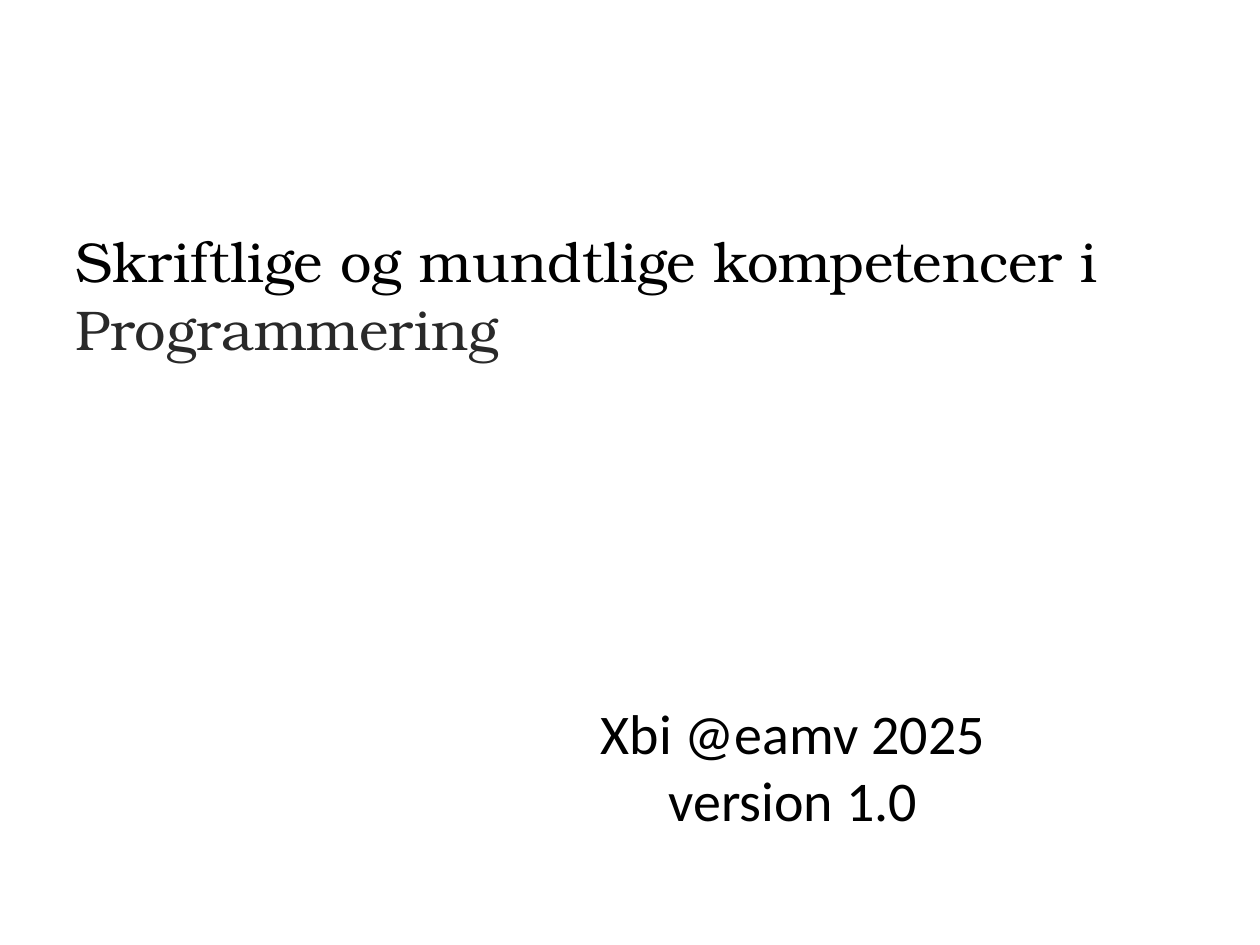
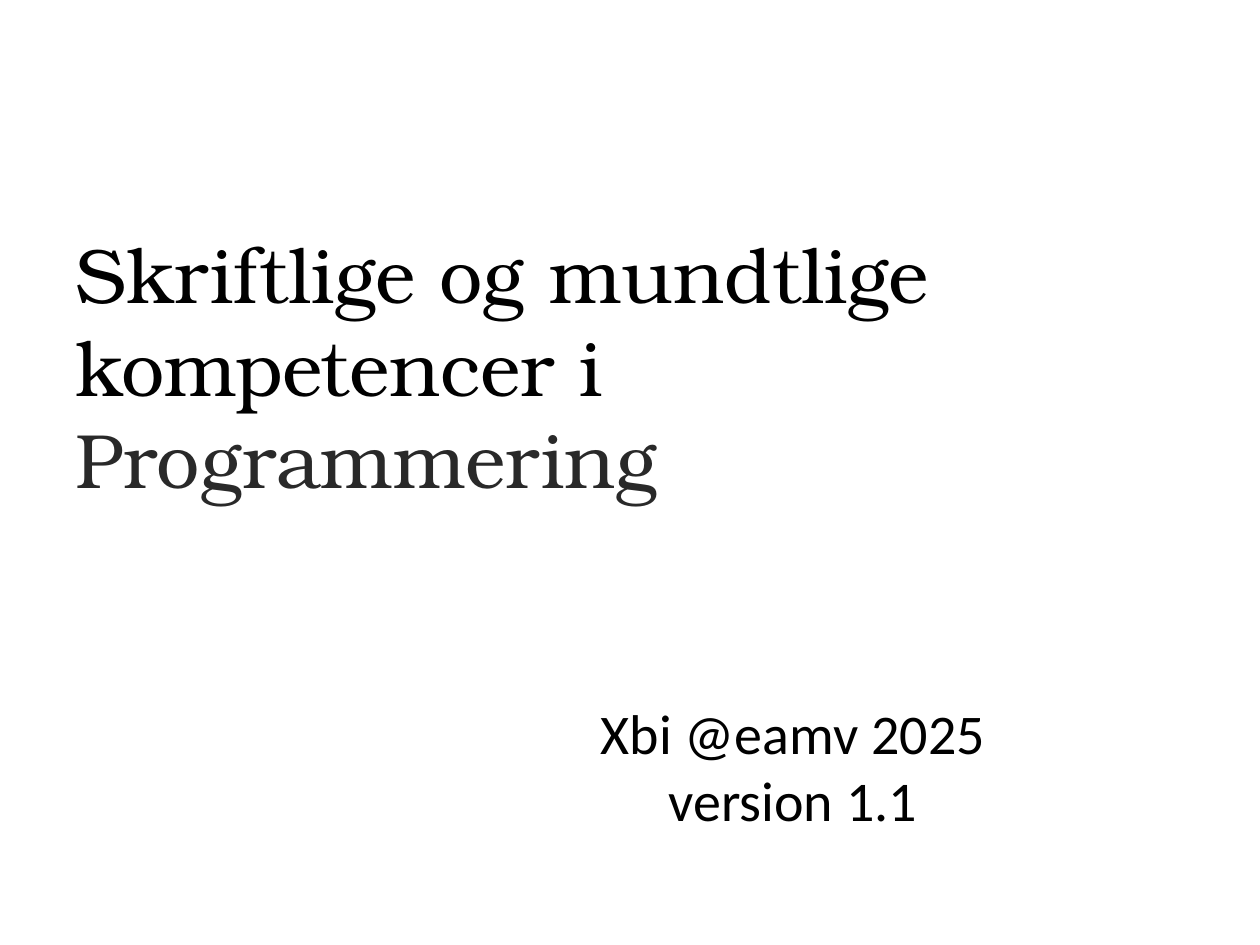
Before and after one commit to xbibogo/MMD24, a slide deck: slide 1 of Skriftlighed_og_mundtlighed.pptx. Drawn at 1260x945 pixels with LibreOffice and Linux fonts; fonts in the diff are those of the drawing. Boxes give left, top, right and bottom in pixels: in the first picture for what was removed or moved away, otherwise in the second. Text is boxed around its words. In the diff, an @@ line names an element or a change of style, - is before the commit and + after.

```diff
--- a/Skriftlighed_og_mundtlighed.pptx
+++ b/Skriftlighed_og_mundtlighed.pptx
@@ text "Skriftlige og mundtlige kompetencer i ..." at bbox=[76, 246, 928, 506]: size 32 to 44 pt; more space between paragraphs @@
@@ title at bbox=[601, 715, 984, 822]: text changed @@
-Xbi @eamv 2025
-version 1.0
+Xbi @eamv 2025
+version 1.1
```
Also in this commit, not shown: 9 other slides changed, 1 slide added.
